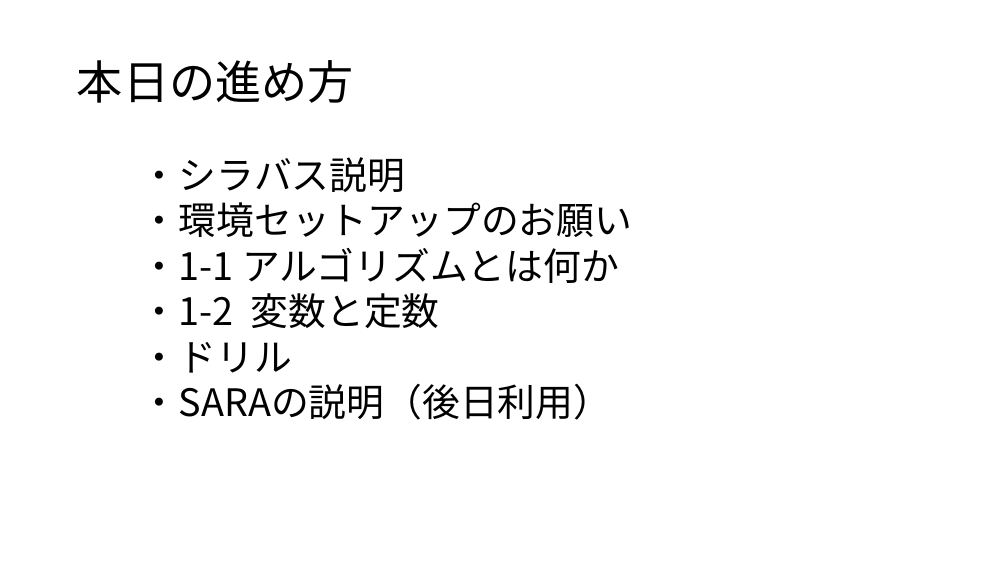
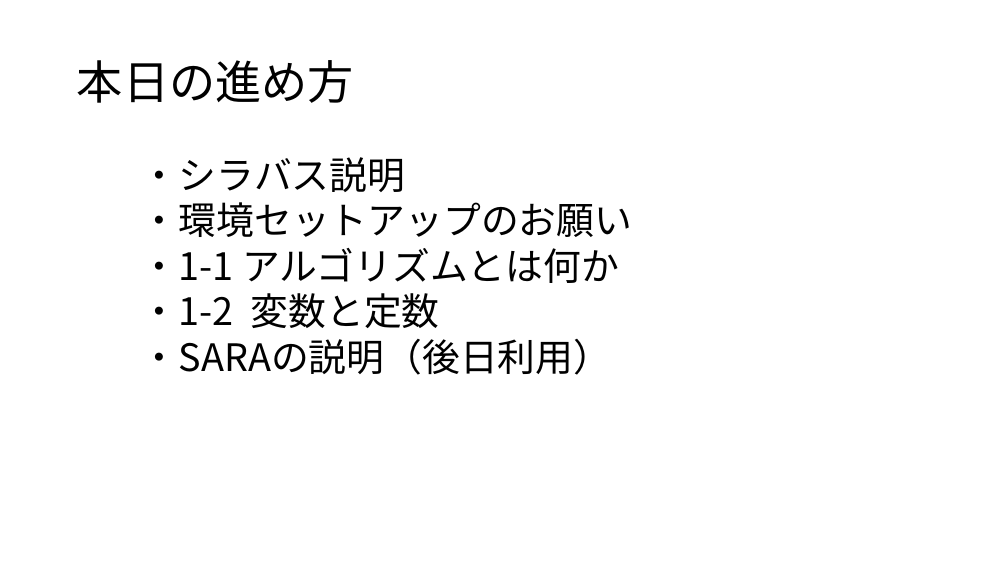
Before and after one commit to masakage/algorithm, a slide deck: slide 2 of 第1回アルゴリズムとは何か.pptx. Drawn at 1008x567 pixels with LibreOffice and Linux fonts; fonts in the diff are those of the drawing. Boxes give left, top, right and bottom in pixels: in the first picture for what was removed or moved away, otherwise in the second. Text is boxed around its words. In the diff, an @@ line names an element or a change of style, - is before the commit and + after.

Commit message:
second commit

```diff
--- a/第1回アルゴリズムとは何か.pptx
+++ b/第1回アルゴリズムとは何か.pptx
@@ text at (141, 342, 292, 373): paragraph removed @@
-・ドリル
```
